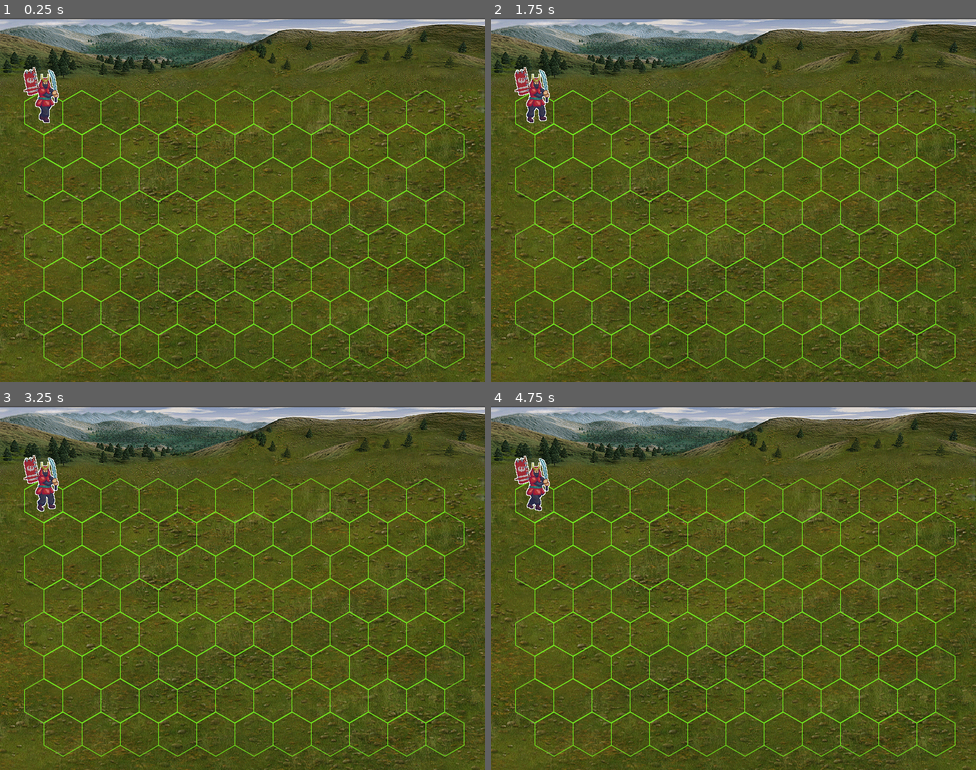
Above: before the commit, frames 1-4 (two rows, left to right).
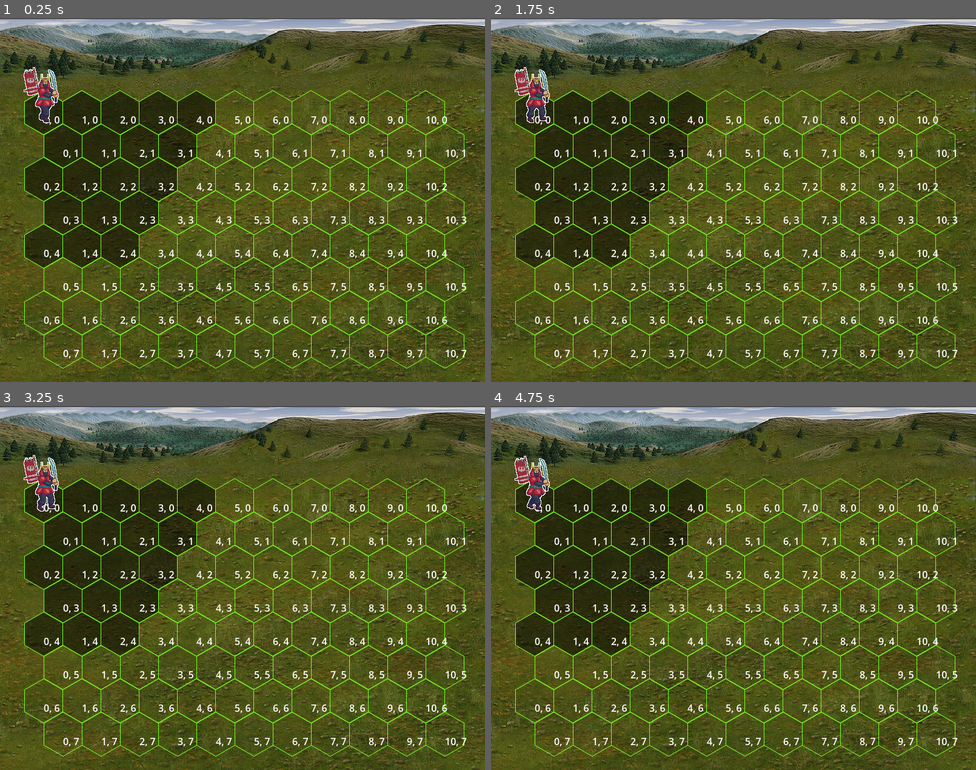
Above: after the commit, the same moments.

Repository: akrupych/nebula
Game: Godot game, scene res://battle.tscn
Same seed, same stepped clock (60 frames per second), same inputs: the game is played once before the commit and once after it.
Inputs:
- Up to frame 1 (0.25 s): no input
- Up to frame 2 (1.75 s): tap Enter at 1.25 s
- Up to frame 3 (3.25 s): tap Space at 2 s
- Up to frame 4 (4.75 s): no input

The runs differ from the first frame. In frame 1, 15% of the frame differs, in the area x 5-97%, y 20-94%; in frame 2, 15%; in frame 3, 15%; in frame 4, 15%.

Commit message:
add some bullshit with range

Diff:
--- a/battle.tscn
+++ b/battle.tscn
@@ -1,10 +1,11 @@
-[gd_scene load_steps=14 format=3 uid="uid://ds3y2rrr11y1h"]
+[gd_scene load_steps=15 format=3 uid="uid://ds3y2rrr11y1h"]
 
+[ext_resource type="Script" uid="uid://ccuvfcxqhf24m" path="res://game.gd" id="1_dw4jg"]
 [ext_resource type="Texture2D" uid="uid://ew2qad1ac5gf" path="res://battle_bg.png" id="1_ip7xm"]
 [ext_resource type="Shader" uid="uid://degwetys6ixsf" path="res://selection.gdshader" id="2_7sfm4"]
 [ext_resource type="Texture2D" uid="uid://b2ipy827jj5dd" path="res://samurai.png" id="3_i431l"]
 [ext_resource type="Script" uid="uid://j1kw2y3jg5ax" path="res://grid.gd" id="4_6t8i5"]
-[ext_resource type="Texture2D" uid="uid://bcv645jb48khl" path="res://hexagon.png" id="4_i431l"]
+[ext_resource type="PackedScene" uid="uid://b51ewttoobfjy" path="res://hex.tscn" id="4_dw4jg"]
 
 [sub_resource type="ShaderMaterial" id="ShaderMaterial_6t8i5"]
 shader = ExtResource("2_7sfm4")
@@ -61,7 +62,8 @@
 "speed": 5.0
 }]
 
-[node name="Node2D" type="Node2D"]
+[node name="Game" type="Node2D"]
+script = ExtResource("1_dw4jg")
 
 [node name="BattleBg" type="Sprite2D" parent="."]
 position = Vector2(400, 301)
@@ -72,19 +74,16 @@
 position = Vector2(0, -20)
 script = ExtResource("4_6t8i5")
 
-[node name="Hexagon" type="Sprite2D" parent="Grid"]
+[node name="Hex" parent="Grid" instance=ExtResource("4_dw4jg")]
 position = Vector2(72, 176)
-texture = ExtResource("4_i431l")
 
-[node name="Hexagon2" type="Sprite2D" parent="Grid"]
+[node name="Hex2" parent="Grid" instance=ExtResource("4_dw4jg")]
 position = Vector2(135, 176)
-texture = ExtResource("4_i431l")
 
-[node name="Hexagon3" type="Sprite2D" parent="Grid"]
+[node name="Hex3" parent="Grid" instance=ExtResource("4_dw4jg")]
 position = Vector2(104, 231)
-texture = ExtResource("4_i431l")
 
-[node name="AnimatedSprite2D" type="AnimatedSprite2D" parent="."]
+[node name="Samurai" type="AnimatedSprite2D" parent="."]
 material = SubResource("ShaderMaterial_6t8i5")
 position = Vector2(75, 127)
 sprite_frames = SubResource("SpriteFrames_sl0w2")
--- /dev/null
+++ b/game.gd
@@ -0,0 +1,44 @@
+extends Node2D
+
+@onready var grid = $Grid
+
+const HEXAGON_FILLED_TEXTURE = preload("res://hexagon filled.png")
+
+func _ready():
+	for hex in hex_reachable(grid.get_hex(0, 0), 4):
+		hex.texture = HEXAGON_FILLED_TEXTURE
+
+func hex_reachable(start: Hex, movement: int):
+	var visited: Array = [] # set of hexes
+	visited.append(start)
+	var fringes = [] # array of arrays of hexes
+	fringes.append([start])
+
+	for k in range(1, movement + 1):
+		print("k %s" % k)
+		fringes.append([])
+		for hex in fringes[k-1]:
+			for dir in range(0, 6): # 0 ≤ dir < 6:
+				var neighbor: Hex = hex_neighbor(hex, dir)
+				if neighbor != null and neighbor not in visited and !neighbor.is_blocked:
+					if !visited.has(neighbor):	#add neighbor to visited
+						visited.append(neighbor)
+					fringes[k].append(neighbor)
+					print("(%s" % neighbor.column + ",%s)" % neighbor.row)
+		print()
+
+	return visited
+
+const oddr_direction_differences = [
+	# even rows
+	[[+1,  0], [ 0, -1], [-1, -1],
+	 [-1,  0], [-1, +1], [ 0, +1]],
+	# odd rows
+	[[+1,  0], [+1, -1], [ 0, -1],
+	 [-1,  0], [ 0, +1], [+1, +1]],
+]
+
+func hex_neighbor(hex: Hex, direction: int) -> Hex:
+	var parity = hex.row & 1
+	var diff = oddr_direction_differences[parity][direction]
+	return grid.get_hex(hex.column + diff[0], hex.row + diff[1])
--- a/grid.gd
+++ b/grid.gd
@@ -1,18 +1,18 @@
 extends Node2D
+class_name Grid
 
 const COLUMNS = 11
 const ROWS = 8
 
-@onready var hexagon: Sprite2D = $Hexagon
+@onready var hexagon: Hex = $Hex
 
-@onready var hexagon_right: Sprite2D = $Hexagon2
-@onready var hexagon_down: Sprite2D = $Hexagon3
+@onready var hexagon_right: Hex = $Hex2
+@onready var hexagon_down: Hex = $Hex3
 
 @export var grid: Array = []
 
-
 func _ready():
-	var sample_hex: Sprite2D = hexagon.duplicate()
+	var sample_hex: Hex = hexagon.duplicate()
 
 	var offset_right: Vector2 = hexagon_right.position - hexagon.position
 	var offset_down: Vector2 = hexagon_down.position - hexagon.position
@@ -20,9 +20,21 @@
 	for i in range(COLUMNS):
 		grid.append([])
 		for j in range(ROWS):
-			var new_hex: Sprite2D = sample_hex.duplicate()
+			var new_hex: Hex = sample_hex.duplicate()
 
 			new_hex.position += offset_right * i + Vector2(offset_down.x * (j % 2), offset_down.y * j)
 
+			new_hex.column = i
+			new_hex.row = j
+			var label = Label.new()
+
+			label.text = str(i) + ", " + str(j)
+			new_hex.add_child(label)
 			self.add_child(new_hex)
 			grid[i].append(new_hex)
+
+func get_hex(row: int, column: int) -> Hex:
+	if row >= 0 and row < ROWS and column >= 0 and column < COLUMNS:
+		return grid[row][column]
+
+	return null
--- /dev/null
+++ b/hex.gd
@@ -0,0 +1,6 @@
+extends Sprite2D
+class_name Hex
+
+@export var column: int
+@export var row: int
+@export var is_blocked: bool = false
--- /dev/null
+++ b/hex.tscn
@@ -0,0 +1,8 @@
+[gd_scene load_steps=3 format=3 uid="uid://b51ewttoobfjy"]
+
+[ext_resource type="Texture2D" uid="uid://bcv645jb48khl" path="res://hexagon.png" id="1_djunl"]
+[ext_resource type="Script" uid="uid://bhub0btx7iyyn" path="res://hex.gd" id="2_khich"]
+
+[node name="Hex" type="Sprite2D"]
+texture = ExtResource("1_djunl")
+script = ExtResource("2_khich")
Not shown, added: game.gd.uid
Not shown, added: hex.gd.uid
